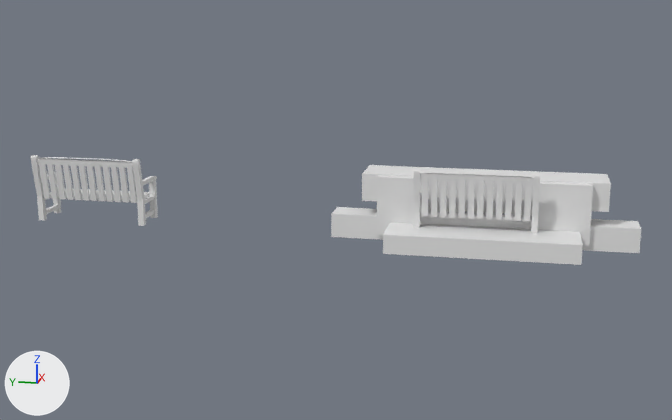
Two versions of the FBX model Export Art/GasStation/Props/Benches.fbx, one commit apart.
Both versions are drawn from a 50 mm camera at (-15.5, -0.57, 4.18) aimed at (-0.18, 2.49, 0.35). Every picture has the same lights, and +X, +Y and +Z are marked at lower left. The first picture is the older version. Vertices at exactly the same position are counted once.

In view in the first picture: 'Seat'.
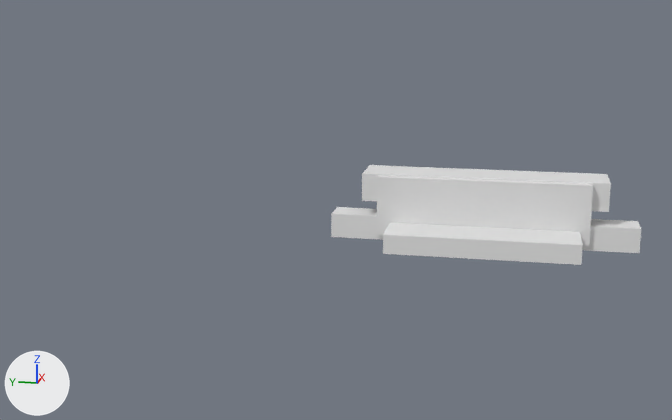
Where the newer file only moved an object's origin or applied its transform, the numbers keep the older frame.

Changed parts and their boxes (x1, y1, x2, y2) in the pictures (672 x 420 px):
'Seat', reshaped (49% narrower, 9% shorter)
    before: (31, 155, 641, 265)
    after: (331, 165, 641, 265)
part 1 of me_cube_594, deleted
    before: (31, 155, 540, 234)

What changed in the scene script:
```text
Change me_cube_594:
    used by ob_seat; location = (0.0, 0.0, 0.0)
    remove me_cube_594.from_pydata(...)  # 748 vertices, 502 faces; spans x -1.16..0.84, y -2.55..7.86, z -0.11..1.21
    add me_cube_594.from_pydata(...)  # 60 vertices, 38 faces; spans x -1.16..0.84, y -2.55..2.55, z -0.11..1.02
    me_cube_594 part 1: 56 loose pieces with 688 vertices, spanning x -0.73..0.14, y -0.91..7.86, z 0.0..1.21, are deleted
```
